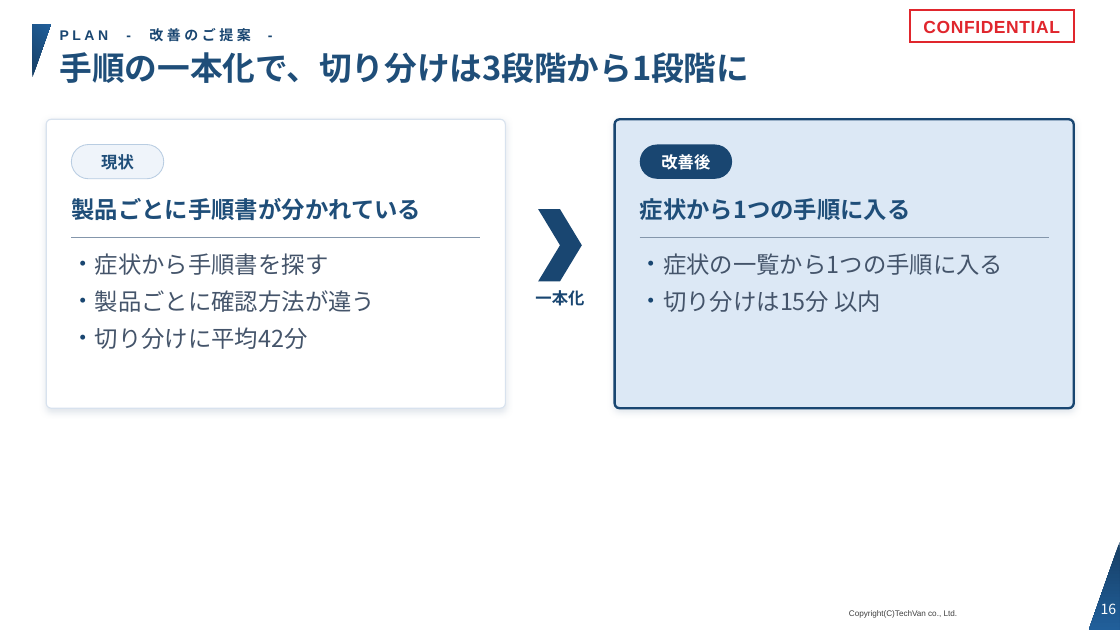
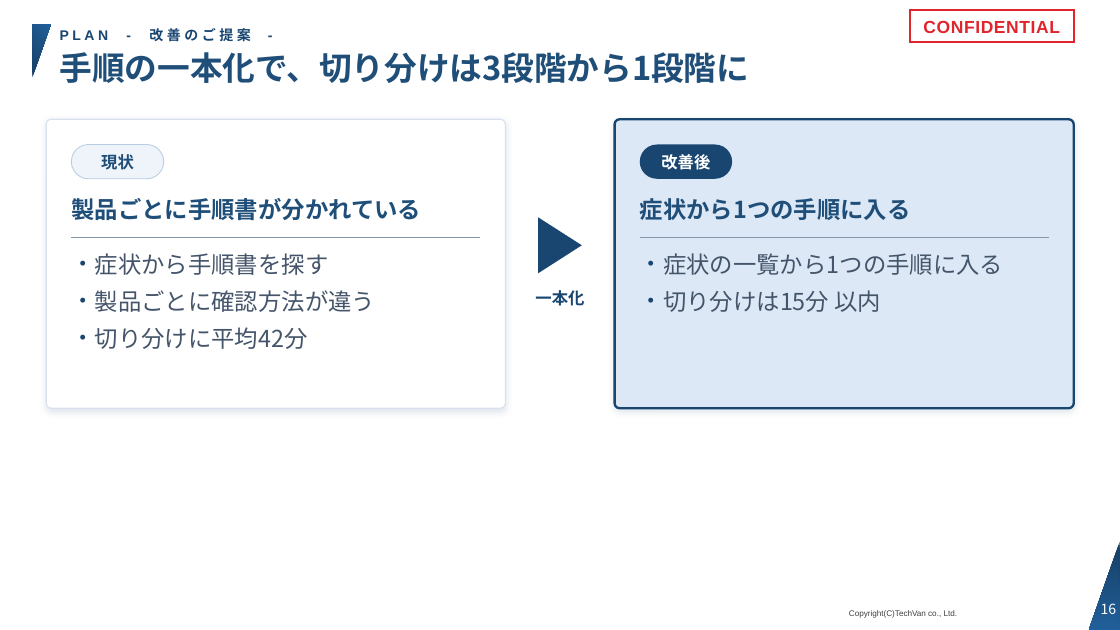
Before and after one commit to Kishi-Satoshi/slide-techvan-dist, a slide deck: slide 16 of plugins/slide-techvan/skills/slide-techvan/examples/catalog-techvan.pptx. Drawn at 1120x630 pixels with LibreOffice and Linux fonts; fonts in the diff are those of the drawing; background and template pictures are left out. Boxes give left, top, right and bottom in pixels: in the first picture for what was removed or moved away, otherwise in the second. Text is boxed around its words. In the diff, an @@ line names an element or a change of style, - is before the commit and + after.

```diff
--- a/plugins/slide-techvan/skills/slide-techvan/examples/catalog-techvan.pptx
+++ b/plugins/slide-techvan/skills/slide-techvan/examples/catalog-techvan.pptx
@@ triangle at (538,217,582,273): chevron to triangle; rotation 0 to 90 degrees @@
```
Also in this commit, not shown: 2 other slides changed, 7 other files.
